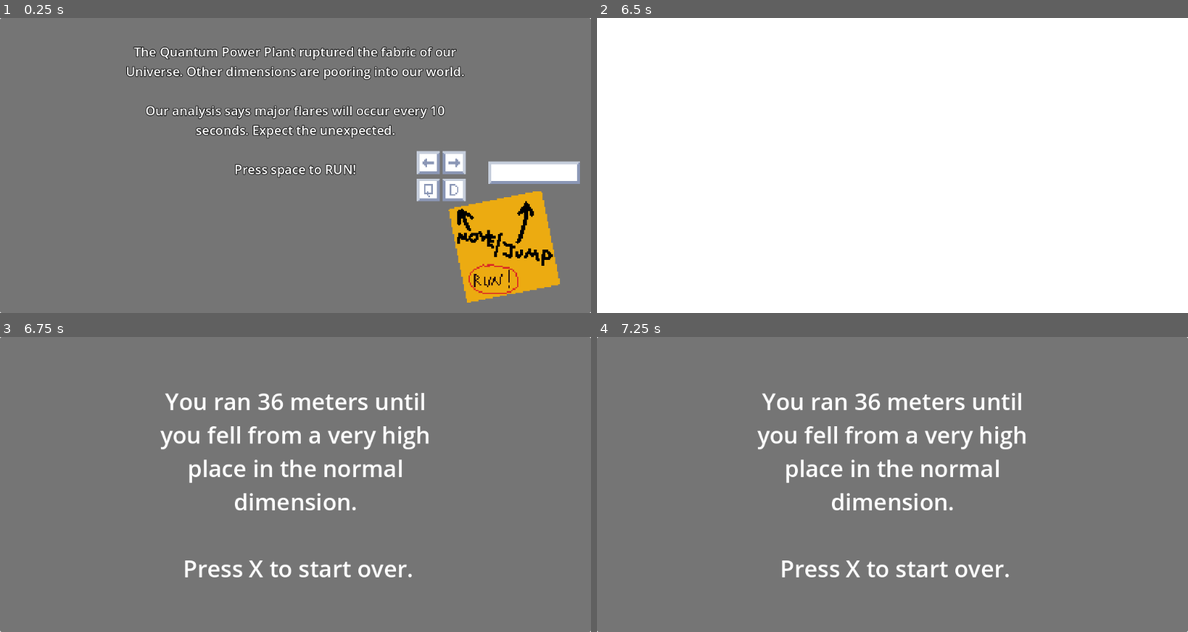
Above: before the commit, frames 1-4 (two rows, left to right).
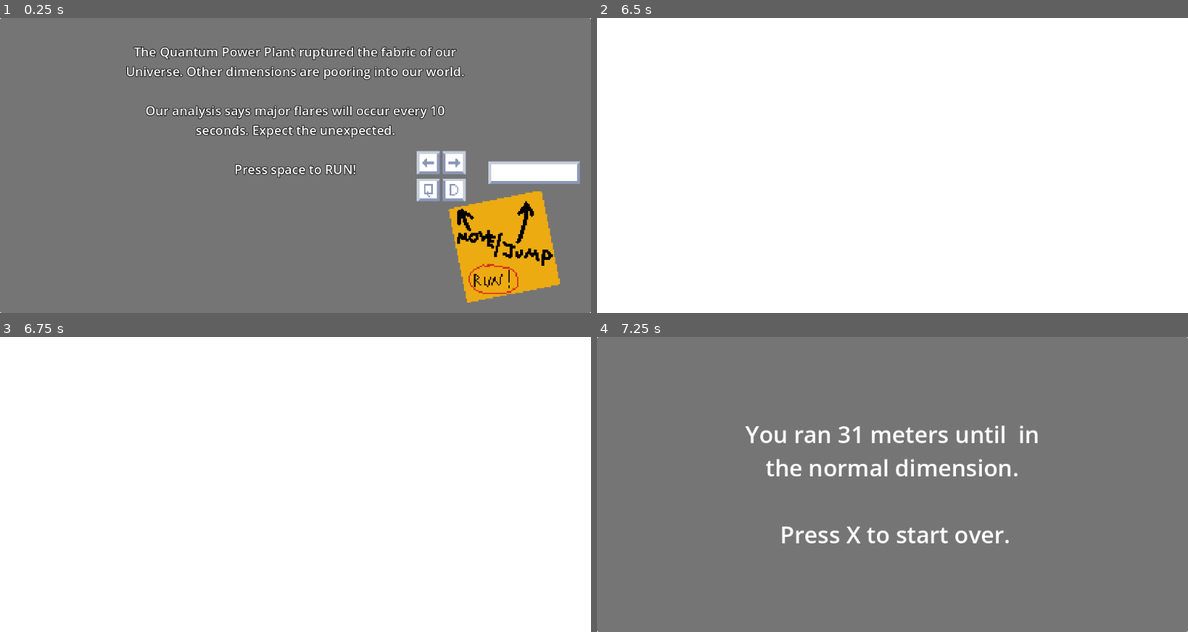
Above: after the commit, the same moments.

Repository: OwlyCode/LD51
Game: Godot game, scene res://main.tscn
The game is run twice, just before and just after one commit, with the same random seed, the same clock (stepped at 60 frames per second) and the same inputs.
Inputs:
- Up to frame 1 (0.25 s): no input
- Up to frame 2 (6.5 s): tap Enter at 0.5 s; hold Right (right) 0.53-1.28 s; tap Space (jump) at 0.77, 1.52, 3.02, 3.77, 4.52, 6.02 s; tap X (restart) at 1.25, 2, 2.75, 3.5, 4.15, 4.25 s; hold A (left) 1.28-2.03 s; hold Right (right) 2.03-3.53 s; hold A (left) 3.53-5.78 s; hold Right (right) from 5.78 s (still down)
- Up to frame 3 (6.75 s): keep holding Right (right)
- Up to frame 4 (7.25 s): keep holding Right (right); tap Space (jump) at 6.77 s

Frames 1-2 are identical in both runs. In frame 3, 97% of the frame differs, in the area x 0-100%, y 0-100%; in frame 4, 5.7%.

Commit message:
Fixed bugs

Diff:
--- a/Player.gd
+++ b/Player.gd
@@ -1,8 +1,6 @@
 extends RigidBody2D
 
 var alive = true
-
-const ALIGN_CORRECTION_FORCE = 100000
 
 var death_cause = ""
 
@@ -12,27 +10,45 @@
 
 func die(death_cause):
 	if alive:
+		$AnimatedSprite2d.play("Die")
 		death_cause = death_cause
+		$DeathSound.play()
+		%Timer.paused = true
+		alive = false
+		$CollisionShape2d.disabled = true
+		lock_rotation = false
+		apply_central_impulse(Vector2(25000, -25000))
+
+		get_tree().create_timer(1.0).connect("timeout", Callable(self, "death_panel_show"))
+
+func death_panel_show():
 		%DeathPanel.visible = true
 		%DeathPanel.get_node("Label").text = "You ran %d meters until %s in %s. \n\n Press X to start over." % [%ChunkManager.total_distance, death_cause, %Timer.current_dimension]
-		$DeathSound.play()
-		%Timer.stop()
-		alive = false
+
 
 func _physics_process(delta):
+	if not alive and Input.is_action_pressed("restart"):
+		get_tree().reload_current_scene()
+
+	if not alive:
+		$AnimatedSprite2d.rotation += delta * 20
+		return
+
+	if $LeftPressureChecker.is_colliding() and $RightPressureChecker.is_colliding():
+		die("you got squished to death")
 
 	if %ChunkManager.idling and (Input.is_action_pressed("right") or Input.is_action_pressed("left") or Input.is_action_pressed("jump")):
 		%ChunkManager.idling = false
 		%Intro.visible = false
 		%Timer.start()
 
-	if not alive and Input.is_action_pressed("restart"):
-		get_tree().reload_current_scene()
+
+
 	if alive and Input.is_action_pressed("right"):
 		set_axis_velocity(Vector2.RIGHT * 150)
 	elif alive and Input.is_action_pressed("left"):
 		set_axis_velocity(Vector2.LEFT * 150)
-	else:
+	elif alive:
 		set_axis_velocity(Vector2.RIGHT)
 
 	if alive and Input.is_action_just_pressed("jump"):
@@ -44,7 +60,7 @@
 		if %ChunkManager.idling:
 			$AnimatedSprite2d.play("Idle")
 			linear_damp = 100
-		else:
+		elif alive:
 			$AnimatedSprite2d.play("Run")
 			linear_damp = 0
 	else:
--- a/Timer.gd
+++ b/Timer.gd
@@ -30,7 +30,7 @@
 func _process(delta):
 	if %ChunkManager.idling:
 		%Rift.visible = false
-		stop()
+		paused = true
 		return
 
 	if time_left < 2.5 and not buildup_played:
--- a/chunks/flat2.tscn
+++ b/chunks/flat2.tscn
@@ -9,10 +9,12 @@
 [node name="StaticBody2d" type="StaticBody2D" parent="."]
 
 [node name="CollisionPolygon2d" type="CollisionPolygon2D" parent="StaticBody2d"]
-polygon = PackedVector2Array(97, 1, 97, -47, 113, -47, 113, 1, 257, 1, 257, -15, 273, -15, 273, 1, 481, 1, 481, 273, -31, 273, -31, 1)
+position = Vector2(225, 105)
+polygon = PackedVector2Array(128, -152, -48, -152, -48, -168, 128, -168)
 
 [node name="CollisionPolygon2d2" type="CollisionPolygon2D" parent="StaticBody2d"]
-polygon = PackedVector2Array(177, -47, 177, -63, 353, -63, 353, -47)
+position = Vector2(225, 105)
+polygon = PackedVector2Array(-112, -104, 16, -104, 16, -120, 64, -120, 64, -104, 256, -104, 256, 168, -256, 168, -256, -104, -144, -104, -144, -152, -112, -152)
 
 [node name="Entry" type="Node2D" parent="."]
 position = Vector2(-31, 1)
--- a/player.tscn
+++ b/player.tscn
@@ -9,8 +9,12 @@
 friction = 0.0
 
 [sub_resource type="CapsuleShape2D" id="CapsuleShape2D_xiens"]
-radius = 4.0
-height = 16.0
+radius = 9.0
+height = 20.0
+
+[sub_resource type="AtlasTexture" id="AtlasTexture_2mo5q"]
+atlas = ExtResource("4_kyhtt")
+region = Rect2(0, 0, 16, 16)
 
 [sub_resource type="AtlasTexture" id="AtlasTexture_870oa"]
 atlas = ExtResource("4_kyhtt")
@@ -34,7 +38,7 @@
 
 [sub_resource type="SpriteFrames" id="SpriteFrames_pmy0w"]
 animations = [{
-"frames": [],
+"frames": [SubResource("AtlasTexture_2mo5q")],
 "loop": true,
 "name": &"Die",
 "speed": 5.0
@@ -62,17 +66,27 @@
 script = ExtResource("1_r28ip")
 
 [node name="CollisionShape2d" type="CollisionShape2D" parent="."]
-position = Vector2(0, -8)
+position = Vector2(0, -10)
 shape = SubResource("CapsuleShape2D_xiens")
 
 [node name="RightGroundChecker" type="RayCast2D" parent="."]
-position = Vector2(5, 0)
+position = Vector2(3, 0)
 target_position = Vector2(0, 3)
 hit_from_inside = true
 
 [node name="LeftGroundChecker" type="RayCast2D" parent="."]
-position = Vector2(-5, 0)
+position = Vector2(-3, 0)
 target_position = Vector2(0, 3)
+hit_from_inside = true
+
+[node name="LeftPressureChecker" type="RayCast2D" parent="."]
+position = Vector2(-5, -8)
+target_position = Vector2(-4, 0)
+hit_from_inside = true
+
+[node name="RightPressureChecker" type="RayCast2D" parent="."]
+position = Vector2(5, -8)
+target_position = Vector2(4, 0)
 hit_from_inside = true
 
 [node name="VisibleOnScreenNotifier2d" type="VisibleOnScreenNotifier2D" parent="."]
Binary file changed: art-sources/platforms-source1.aseprite
Binary file changed: arts/platforms-normal-2.png
Not shown: 1 places in player.tscn that only renumber resources
Not shown, changed: TODO
